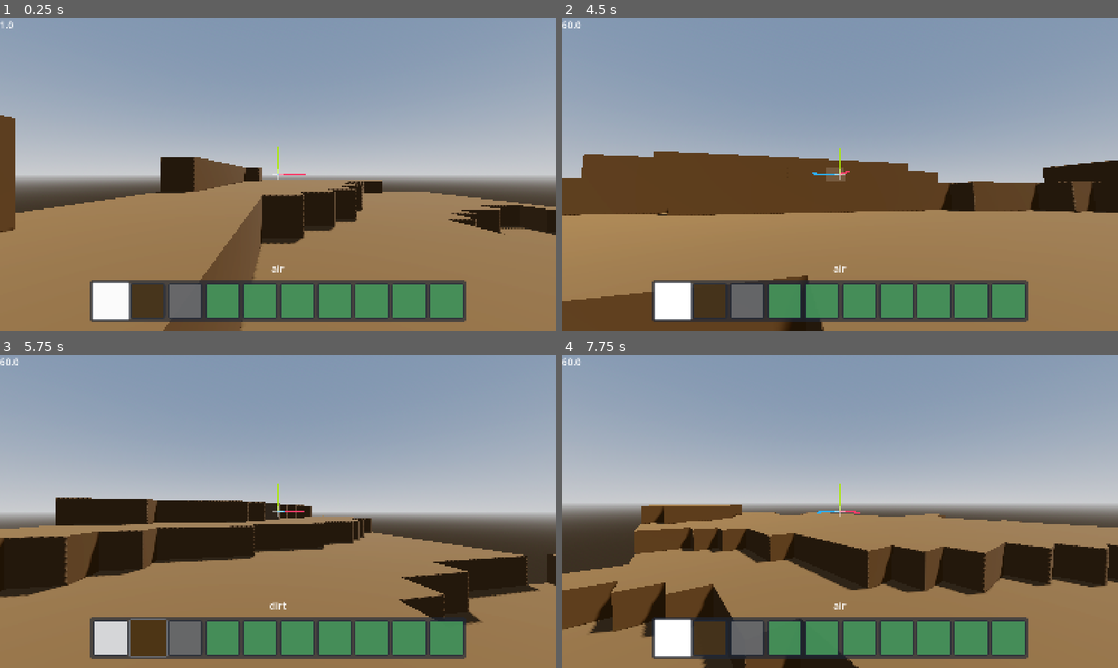
Above: before the commit, frames 1-4 (two rows, left to right).
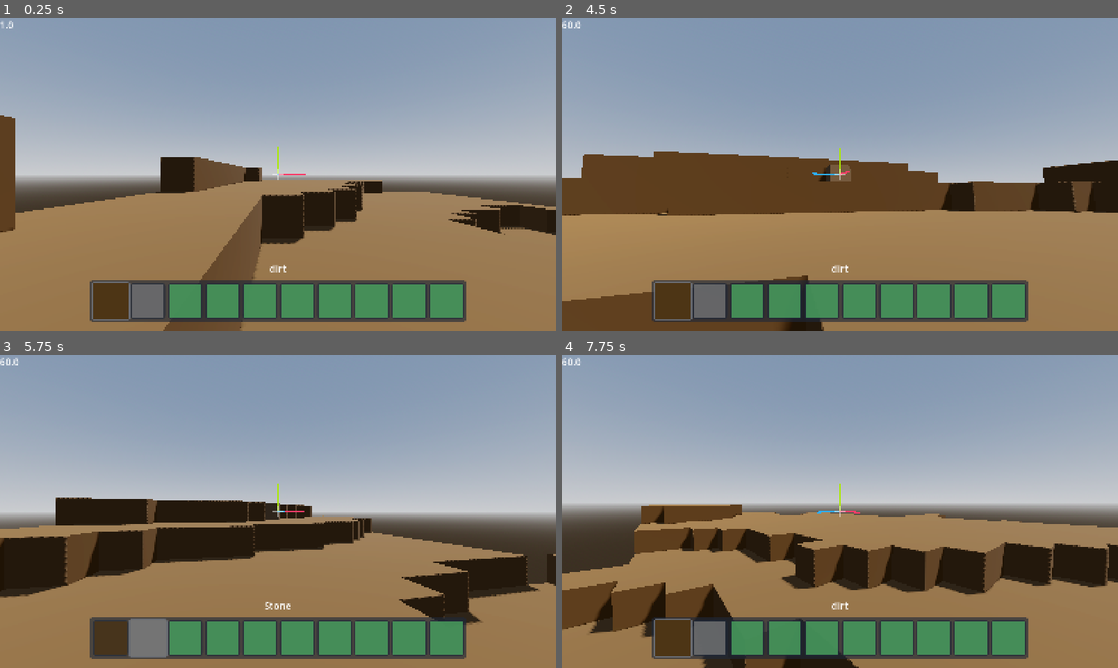
Above: after the commit, the same moments.

Repository: PixelSaver/PlacePixels
Game: Godot game, scene res://scriptsnscenes/main.tscn
The game is run twice, just before and just after one commit, with the same random seed, the same clock (stepped at 60 frames per second) and the same inputs.
Inputs (mouse positions are in pixels of both pictures, inside the frame that each line leads up to):
- Up to frame 1 (0.25 s): no input
- Up to frame 2 (4.5 s): tap Enter at 0.5 s; move the mouse to (867, 174) at 0.52 s; hold W (up) from 0.53 s (still down); click (867, 174) at 0.6 s; tap Space (jump) at 0.77, 1.52, 3.02, 3.77 s; move the mouse to (812, 174) at 1.27 s; right-click (812, 174) at 1.35 s; move the mouse to (851, 168) at 2.02 s; tap Mouse wheel down (scroll_down) at 2.1 s; move the mouse to (834, 180) at 2.77 s; tap Mouse wheel up (scroll_up) at 2.85 s; move the mouse to (878, 177) at 3.52 s; click (878, 177) at 3.6 s; move the mouse to (795, 171) at 4.27 s; right-click (795, 171) at 4.35 s
- Up to frame 3 (5.75 s): keep holding W (up); tap Space (jump) at 4.52 s; move the mouse to (283, 511) at 5.02 s; tap Mouse wheel down (scroll_down) at 5.1 s
- Up to frame 4 (7.75 s): move the mouse to (817, 505) at 5.77 s; release W (up) at 5.78 s; hold D (right) 5.78-6.53 s; tap Mouse wheel up (scroll_up) at 5.85 s; tap Space (jump) at 6.02, 6.77, 7.52 s; move the mouse to (867, 511) at 6.52 s; hold W (up) from 6.53 s (still down); click (867, 511) at 6.6 s; move the mouse to (812, 511) at 7.27 s; right-click (812, 511) at 7.35 s

The runs differ from the first frame. In frame 1, 2.0% of the frame differs, in the area x 16-52%, y 78-97%; in frame 2, 2.1%; in frame 3, 2.0%; in frame 4, 2.9%, in the area x 16-52%, y 59-97%.

Commit message:
Add faithful block textures

Diff:
--- a/scriptsnscenes/blocks/chunk.gd
+++ b/scriptsnscenes/blocks/chunk.gd
@@ -77,6 +77,7 @@
 	surface_tool.begin(Mesh.PRIMITIVE_TRIANGLES)
 	var mat = StandardMaterial3D.new()
 	mat.vertex_color_use_as_albedo = true
+	mat.render_priority = mat.RENDER_PRIORITY_MIN
 	surface_tool.set_material(mat)
 	vertex_count = 0
 
--- a/scriptsnscenes/player/player.tscn
+++ b/scriptsnscenes/player/player.tscn
@@ -6,14 +6,17 @@
 size = Vector3(0.2, 0.01, 0.01)
 
 [sub_resource type="StandardMaterial3D" id="StandardMaterial3D_c072m"]
+render_priority = 9
 shading_mode = 0
 albedo_color = Color(0.9607843, 0.2, 0.32156864, 1)
 
 [sub_resource type="StandardMaterial3D" id="StandardMaterial3D_mkbce"]
+render_priority = 9
 shading_mode = 0
 albedo_color = Color(0.5294118, 0.8392157, 0.011764706, 1)
 
 [sub_resource type="StandardMaterial3D" id="StandardMaterial3D_fsi80"]
+render_priority = 9
 shading_mode = 0
 albedo_color = Color(0.16078432, 0.54901963, 0.9607843, 1)
 
--- a/scriptsnscenes/ui/ui.gd
+++ b/scriptsnscenes/ui/ui.gd
@@ -16,7 +16,7 @@
 		var child = children[i]
 		if child is HotbarInventorySlot:
 			hotbar_inv_slots.append(child)
-			child.display_block(i)
+			child.display_block(i+1)
 	hotbar_inv_slots[hover_idx].hover_anim()
 
 	block_label.text = hotbar_inv_slots[hover_idx].stored_block.block_name
Binary file added: assets/images/block/bedrock.png
Not shown, added: assets/images/block/bedrock.png.import
Binary file added: assets/images/block/birch_door_bottom.png
Not shown, added: assets/images/block/birch_door_bottom.png.import
Binary file added: assets/images/block/birch_door_top.png
Not shown, added: assets/images/block/birch_door_top.png.import
Binary file added: assets/images/block/birch_leaves.png
Not shown, added: assets/images/block/birch_leaves.png.import
Binary file added: assets/images/block/birch_log.png
Not shown, added: assets/images/block/birch_log.png.import
Binary file added: assets/images/block/birch_log_top.png
Not shown, added: assets/images/block/birch_log_top.png.import
(and 1256 more such lines)
